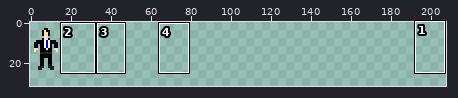
Two versions of one pixel-art file, assets/img/delegate_front.ase. Above, an overview of the earlier version with the close-up marked.
Close-up. Before the edit:
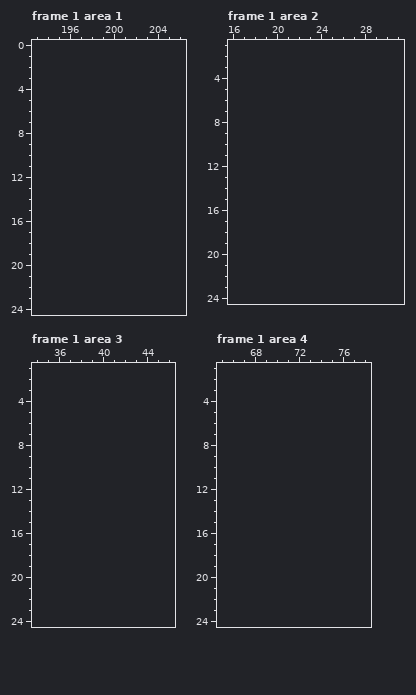
16x32 pixels, 13 frames. Colours within 5 levels of each other are drawn and written as one. Shown: frame 1 area 1: x 193..206, y 0..24; frame 1 area 2: x 16..31, y 1..24; frame 1 area 3: x 34..46, y 1..24; frame 1 area 4: x 65..78, y 1..24. The old version is drawn lined up with the new one, on the new canvas. The commit also changed other frames or places, which this record leaves out.
The same view after the edit:
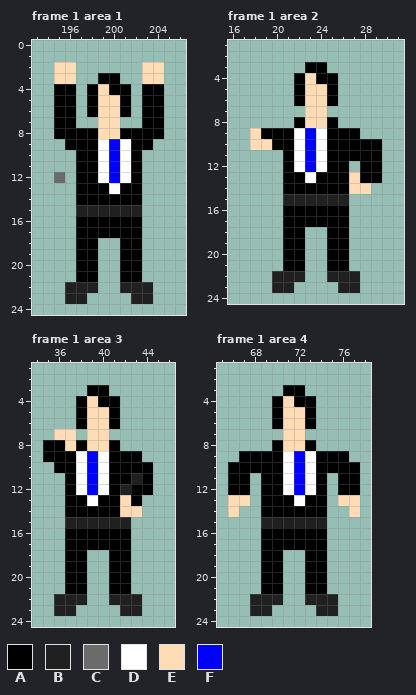
Palette (. is transparent): A #000000  B #202020  C #6b6b6b  D #ffffff  E #ffdbb6  F #0000ff
Diff:
canvas 16x32 -> 208x32
Changed rows in their new state; - is an unchanged pixel.
Frame 1 area 1:
first column x 195:
 2 EE------EE
 3 EE--AA--EE
 4 AA-AEAA-AA
 5 AA-AEEA-AA
 6 AA-AEEA-AA
 7 AA--EE--AA
 8 AAAAEEAAAA
 9 -AAADFDAA-
10 --AADFDA--
11 --AADFDA--
12 C-AADFDA--
13 --AAADAA--
14 --AAAAAA--
15 --BBBBBB--
16 --AAAAAA--
17 --AAAAAA--
18 --AA--AA--
19 --AA--AA--
20 --AA--AA--
21 --AA--AA--
22 -BBB--BBB-
23 -BB----BB-
Frame 1 area 2:
first column x 18:
 3 -----AA-----
 4 ----AEAA----
 5 ----AEEA----
 6 ----AEEA----
 7 -----EE-----
 8 ----AEEA----
 9 EAAADFDAAA--
10 EEAADFDAAAAA
11 ---ADFDAAAAA
12 ---ADFDAA-AA
13 ---AADAAAEAA
14 ---AAAAAAEE-
15 ---BBBBBB---
16 ---AAAAAA---
17 ---AAAAAA---
18 ---AA--AA---
19 ---AA--AA---
20 ---AA--AA---
21 ---AA--AA---
22 --BBB--BBB--
23 --BB----BB--
Frame 1 area 3:
first column x 35:
 3 ----AA----
 4 ---AEAA---
 5 ---AEEA---
 6 ---AEEA---
 7 -EE-EE----
 8 AAEAEEA---
 9 AAADFDAAA-
10 -AADFDAAAA
11 --ADFDAABA
12 --ADFDABAA
13 --AADAAEA-
14 --AAAAAEE-
15 --BBBBBB--
16 --AAAAAA--
17 --AAAAAA--
18 --AA--AA--
19 --AA--AA--
20 --AA--AA--
21 --AA--AA--
22 -BBB--BBB-
23 -BB----BB-
Frame 1 area 4:
first column x 66:
 3 -----AA-----
 4 ----AEAA----
 5 ----AEEA----
 6 ----AEEA----
 7 -----EE-----
 8 ----AEEA----
 9 -AAAADFDAAA-
10 AAAAADFDAAAA
11 AA-AADFDA-AA
12 AA-AADFDA-AA
13 EE-AAADAA-EE
14 E--AAAAAA--E
15 ---BBBBBB---
16 ---AAAAAA---
17 ---AAAAAA---
18 ---AA--AA---
19 ---AA--AA---
20 ---AA--AA---
21 ---AA--AA---
22 --BBB--BBB--
23 --BB----BB--
Changed places in both close-ups, as pixel boxes (x1, y1, x2, y2):
added: (54, 62, 164, 304)
added: (250, 62, 382, 293)
added: (43, 385, 153, 616)
added: (228, 385, 360, 616)
